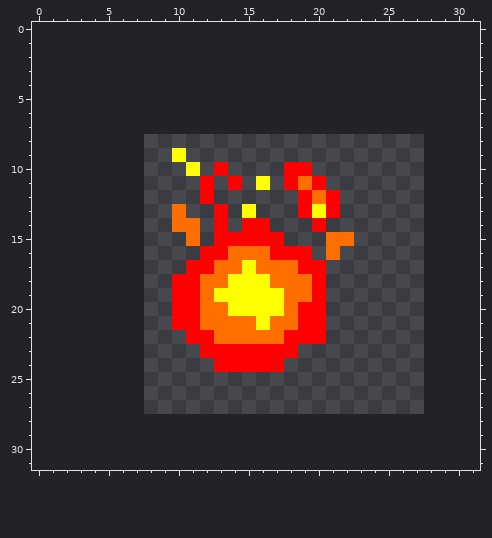
A pixel-art sprite gets an edit: Buffs/FireWeaponBuff.png. The picture above is the old version.
The file is 20x20 pixels. The old version is drawn lined up with the new one, on the new canvas.
New version:
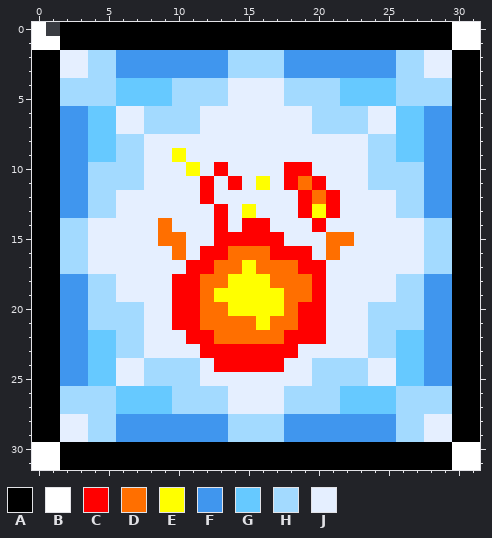
Palette (. is transparent): A #000000  B #ffffff  C #ff0000  D #ff6f00  E #ffff00  F #4096ee  G #66c9ff  H #a3daff  J #e5efff
The exact change:
canvas 20x20 -> 32x32, the old top-left corner now at 8,8
y 0: x 0 . -> B; x 2..31 .............................. -> AAAAAAAAAAAAAAAAAAAAAAAAAAAABB
y 1: x 0..31 ................................ -> BBAAAAAAAAAAAAAAAAAAAAAAAAAAAABB
y 2..3: x 0..31 ................................ -> AAJJHHFFFFFFFFHHHHFFFFFFFFHHJJAA
y 4..5: x 0..31 ................................ -> AAHHHHGGGGHHHHJJJJHHHHGGGGHHHHAA
y 6..7: x 0..31 ................................ -> AAFFGGJJHHHHJJJJJJJJHHHHJJGGFFAA
y 8: x 0..31 ................................ -> AAFFGGHHJJJJJJJJJJJJJJJJHHGGFFAA
y 9: x 0..9 .......... -> AAFFGGHHJJ; x 11..31 ..................... -> JJJJJJJJJJJJJHHGGFFAA
y 10: x 0..10 ........... -> AAFFHHHHJJJ; x 12 . -> J; x 14..17 .... -> JJJJ; x 20..31 ............ -> JJJJHHHHFFAA
y 11: x 0..11 ............ -> AAFFHHHHJJJJ; x 13 . -> J; x 15 . -> J; x 17 . -> J; x 21..31 ........... -> JJJHHHHFFAA
y 12: x 0..11 ............ -> AAFFHHJJJJJJ; x 13..18 ...... -> JJJJJJ; x 22..31 .......... -> JJJJHHFFAA
y 13: x 0..12 ..........D.. -> AAFFHHJJJJJJJ; x 14 . -> J; x 16..18 ... -> JJJ; x 22..31 .......... -> JJJJHHFFAA
y 14: x 0..12 ..........DD. -> AAHHJJJJJDJJJ; x 14 . -> J; x 17..19 ... -> JJJ; x 21..31 ........... -> JJJJJJJHHAA
y 15: x 0..12 ...........D. -> AAHHJJJJJDDJJ; x 18..20 ... -> JJJ; x 23..31 ......... -> JJJJJHHAA
y 16: x 0..11 ............ -> AAHHJJJJJJDJ; x 20 . -> J; x 22..31 .......... -> JJJJJJHHAA
y 17: x 0..10 ........... -> AAHHJJJJJJJ; x 21..31 ........... -> JJJJJJJHHAA
y 18..19: x 0..9 .......... -> AAFFHHJJJJ; x 21..31 ........... -> JJJJJHHFFAA
y 20..21: x 0..9 .......... -> AAFFHHHHJJ; x 21..31 ........... -> JJJHHHHFFAA
y 22: x 0..10 ........... -> AAFFGGHHJJJ; x 21..31 ........... -> JJJHHGGFFAA
y 23: x 0..11 ............ -> AAFFGGHHJJJJ; x 19..31 ............. -> JJJJJHHGGFFAA
y 24: x 0..12 ............. -> AAFFGGJJHHHHJ; x 18..31 .............. -> JJHHHHJJGGFFAA
y 25: x 0..31 ................................ -> AAFFGGJJHHHHJJJJJJJJHHHHJJGGFFAA
y 26..27: x 0..31 ................................ -> AAHHHHGGGGHHHHJJJJHHHHGGGGHHHHAA
y 28..29: x 0..31 ................................ -> AAJJHHFFFFFFFFHHHHFFFFFFFFHHJJAA
y 30..31: x 0..31 ................................ -> BBAAAAAAAAAAAAAAAAAAAAAAAAAAAABB
